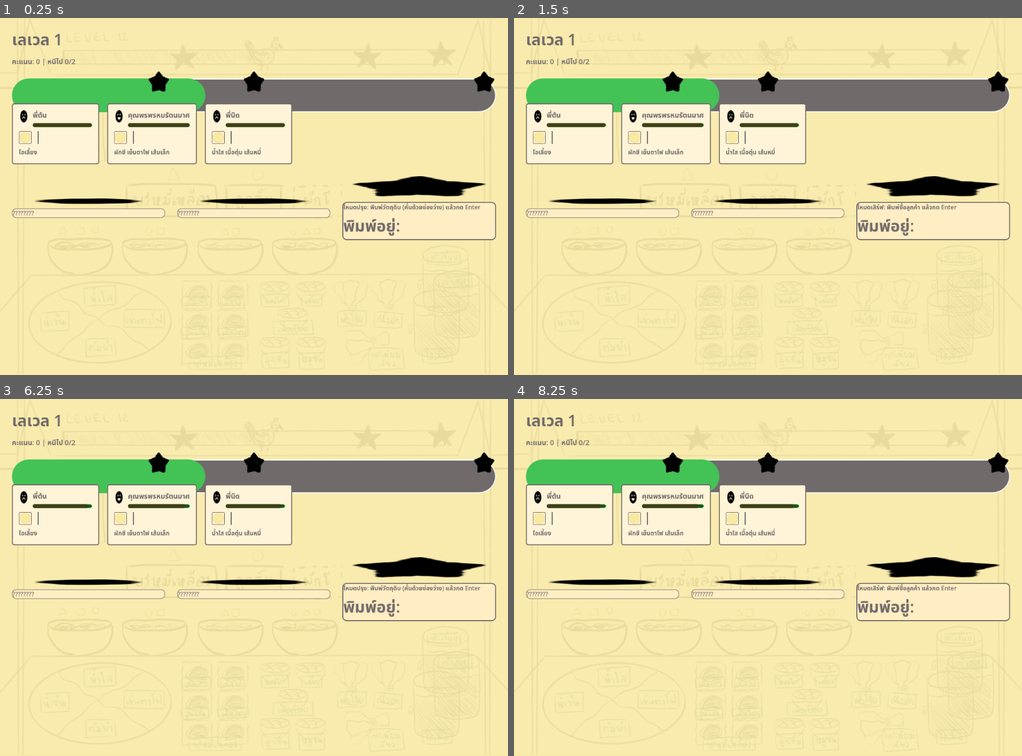
Above: before the commit, frames 1-4 (two rows, left to right).
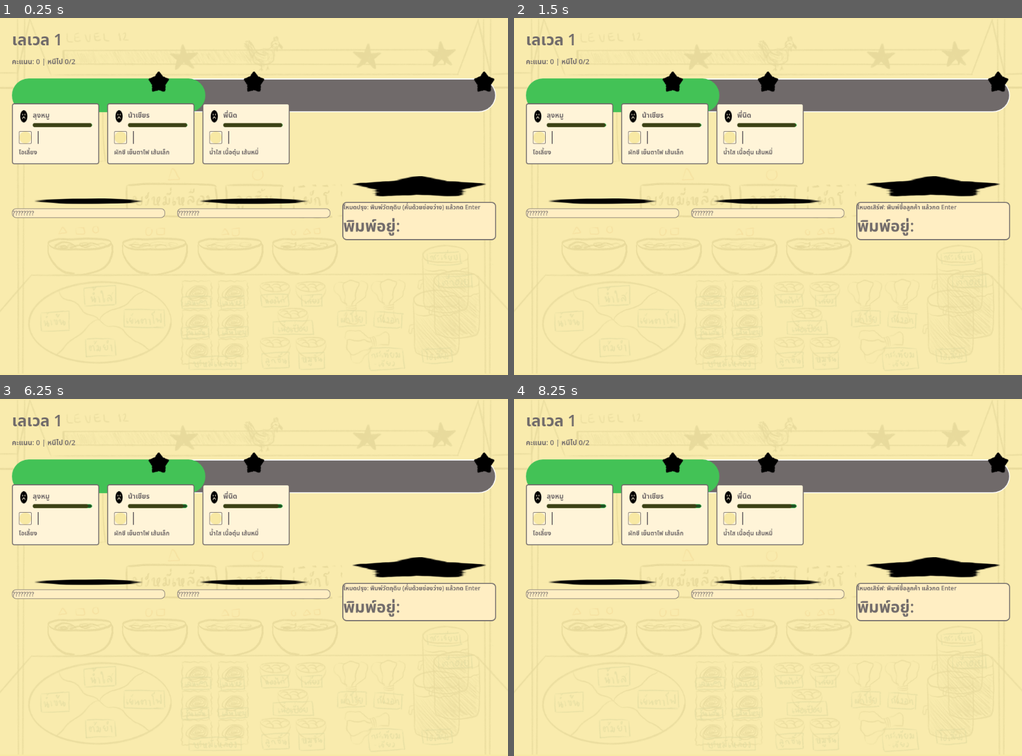
Above: after the commit, the same moments.

Repository: pcpaugust/video-game
Game: Godot game, scene res://scenes/main/game.tscn
The game is run twice, just before and just after one commit, with the same random seed, the same clock (stepped at 60 frames per second) and the same inputs. This scene is started directly instead of the project's main scene.
Inputs:
- Up to frame 1 (0.25 s): no input
- Up to frame 2 (1.5 s): tap Enter at 0.5, 0.6 s; tap Space at 1.25 s; tap Tab at 1.35 s
- Up to frame 3 (6.25 s): tap Enter at 2, 3.5, 3.6 s; tap Backspace at 2.1, 5.1 s; tap Space at 2.75, 4.25 s; tap Keypad Enter at 2.85, 5.85 s; tap Tab at 4.35 s
- Up to frame 4 (8.25 s): tap Enter at 6.6 s; tap Tab at 7.35 s; tap Backspace at 8.1 s

The runs differ from the first frame. In frame 1, 0.8% of the frame differs, in the area x 6-58%, y 23-42%; in frame 2, 0.8%; in frame 3, 0.8%; in frame 4, 0.8%.

Commit message:
add customer list and refine config

Diff:
--- a/scripts/config/game_config.gd
+++ b/scripts/config/game_config.gd
@@ -5,8 +5,8 @@
 const BASE_CUSTOMER_COUNT: int = 2
 const MAX_CUSTOMERS: int = 4
 
-const SPECIAL_CUSTOMER_CHANCE: float = 0.2
-const CHILD_CUSTOMER_CHANCE: float = 0.2
+const SPECIAL_CUSTOMER_CHANCE: float = 0.1
+const CHILD_CUSTOMER_CHANCE: float = 0.1
 
 # Patience / time settings
 const BASE_PATIENCE_TIME: float = 100.0
--- a/scripts/config/menu_config.gd
+++ b/scripts/config/menu_config.gd
@@ -47,11 +47,38 @@
 	"พี่นิด",
 	"พี่เมย์",
 	"พี่ต้น",
+	"น้าเจี๊ยบ",
+    "ลุงสมชาย",
+    "พี่เก่ง",
+    "พี่แนน",
+    "น้าแดง",
+    "พี่อาร์ต",
+    "ป้าจิก",
+	"น้าจอย",
+	"ป้าต้อย",
+	"พี่เก่ง",
+	"พี่แนน",
+	"ลุงสมชาย",
+	"น้าแดง",
+	"พี่อาร์ต",
+	"ป้ามะลิ",
+	"พี่บอย",
+	"น้าเชียร",
+	"พี่กุ้ง",
+	"ลุงหวัง",
+	"ป้าจิก",
+	"พี่หนุ่ม"
 ]
 
 const SPECIAL_CUSTOMER_NAMES: Array[String] = [
 	"คุณศุภกฤตศักดิ์เดชากร",
 	"คุณพรพรหมรัตนมาศ",
+	"คุณอัครมหาไพศาล",
+    "คุณเบญจมินทรากุล",
+    "คุณวิวัฒน์ธนโชติอนันต์",
+    "คุณประเสริฐเลิศวิจิตร",
+    "คุณรัตนไพโรจน์กิจ",
+    "คุณธนภัทรโภคินทร์"
 ]
 
 const CHILD_CUSTOMER_NAMES: Array[String] = [
@@ -59,4 +86,11 @@
 	"น้องปั้นแป้ง",
 	"น้องฟีฟี",
 	"น้องค็อกเทล",
+	"น้องหมูเด้ง",
+    "น้องกอหญ้า",
+    "น้องพาสต้า",
+    "น้องออกัส",
+    "น้องเมล่อน",
+    "น้องตะวัน",
+    "น้องเพนกวิน"
 ]
